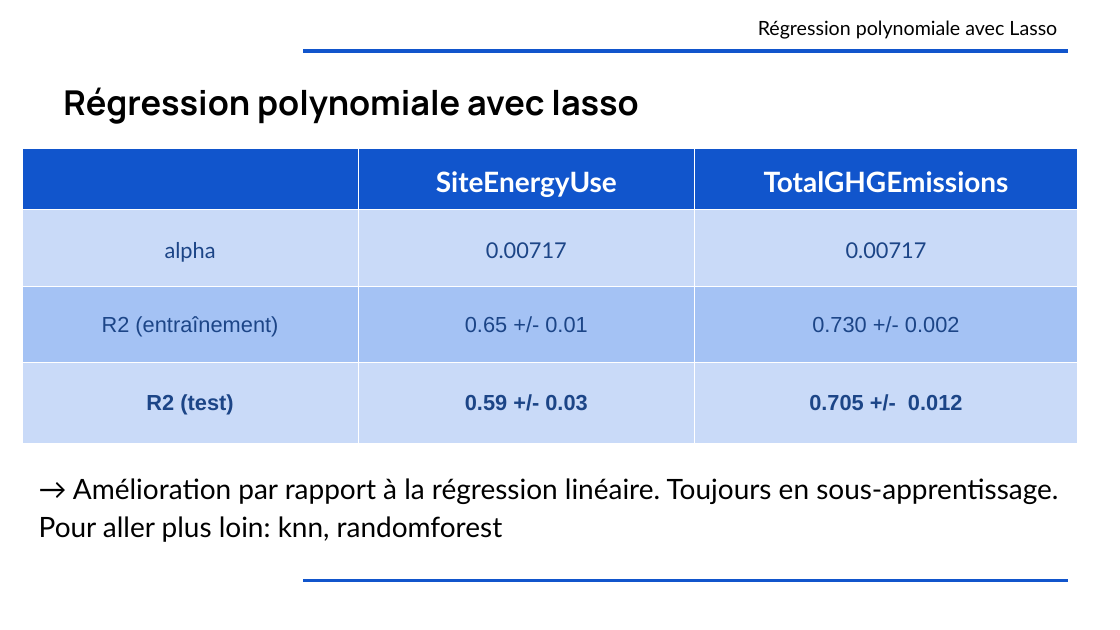
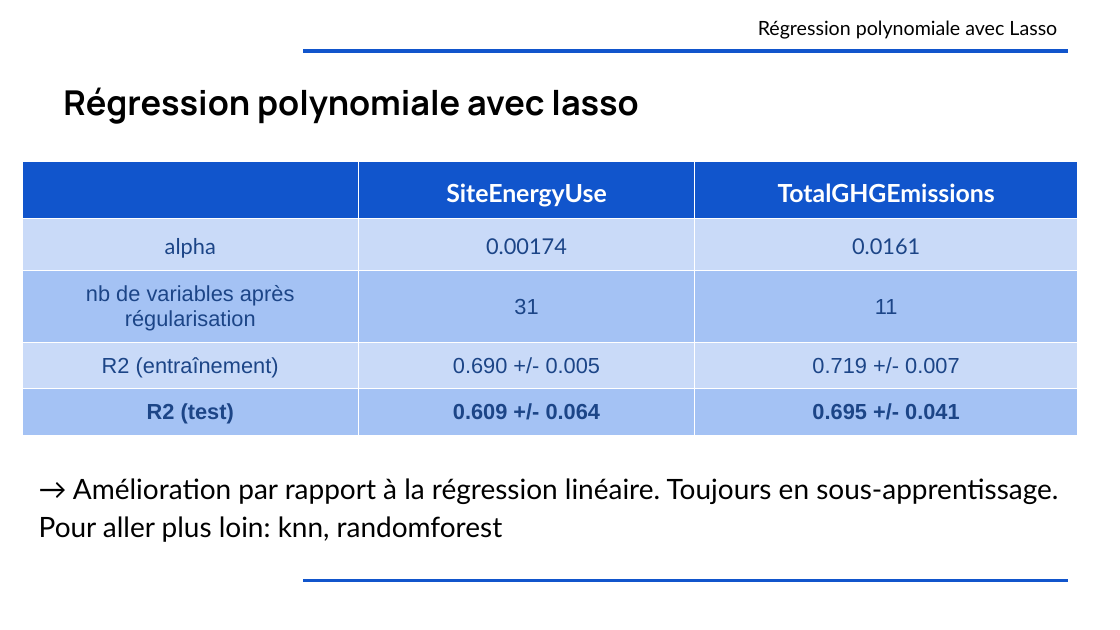
Before and after one commit to OlivierLegrand/P7, a slide deck: slide 22 of P4/anticipez la consommation électrique de bâtiments.pptx (slide 21 before the commit). Drawn at 1120x630 pixels with LibreOffice and Linux fonts; fonts in the diff are those of the drawing. Boxes give left, top, right and bottom in pixels: in the first picture for what was removed or moved away, otherwise in the second. Text is boxed around its words. In the diff, an @@ line names an element or a change of style, - is before the commit and + after.

```diff
--- a/P4/anticipez la consommation électrique de bâtiments.pptx
+++ b/P4/anticipez la consommation électrique de bâtiments.pptx
@@ table at (x1=22, y1=162, x2=1077, y2=530) @@
-row 2: alpha | 0.00717 | 0.00717
-row 3: R2 (entraînement) | 0.65 +/- 0.01 | 0.730 +/- 0.002
-row 4: R2 (test) | 0.59 +/- 0.03 | 0.705 +/- 0.012
+row 2: alpha | 0.00174 | 0.0161
+row 3: nb de variables après régularisation | 31 | 11
+row 4: R2 (entraînement) | 0.690 +/- 0.005 | 0.719 +/- 0.007
+row 5: R2 (test) | 0.609 +/- 0.064 | 0.695 +/- 0.041
@@ table moved from (x1=22, y1=148, x2=1077, y2=515) to (x1=22, y1=162, x2=1077, y2=530) @@
```
Also in this commit, not shown: 16 other slides changed, 5 slides added, 2 slides removed, 4 other files.
